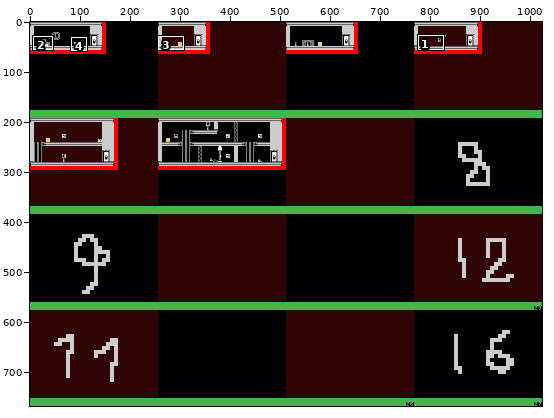
File history of a pixel-art file, room5/assets/aseprites/tileset.aseprite. The first picture is a wide view before the edit; the outline marks the close-up.
Close-up. Before:
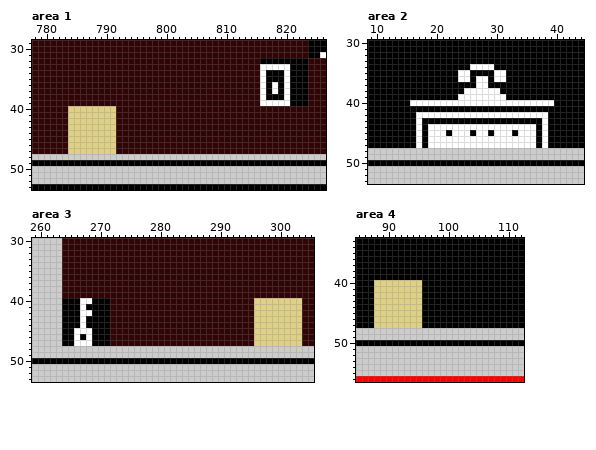
1024x768 pixels, 1 frame. Colours within 5 levels of each other are drawn and written as one. Shown: area 1: x 778..826, y 29..53; area 2: x 9..44, y 30..53; area 3: x 259..305, y 30..53; area 4: x 85..112, y 33..56. The commit also changed other parts of the picture, which this record leaves out.
Once edited:
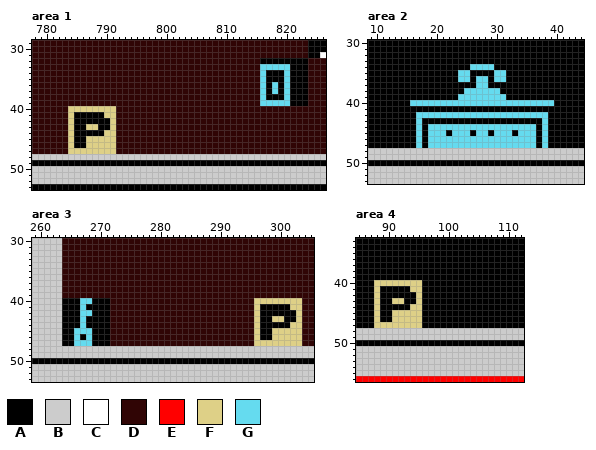
Palette (. is transparent): A #000000  B #cccccc  C #ffffff  D #300505  E #ff0000  F #ded087  G #65dbef
What changed:
--- area 1, layer "MAIN"
@@ x 778..826 @@
 32 DDDDDDDDDDDDDDDDDDDDDDDDDDDDDDDDDDDDDDAAAAAAAADDD
-33 DDDDDDDDDDDDDDDDDDDDDDDDDDDDDDDDDDDDDDCCCCCAAADDD
-34 DDDDDDDDDDDDDDDDDDDDDDDDDDDDDDDDDDDDDDCAAACAAADDD
-35 DDDDDDDDDDDDDDDDDDDDDDDDDDDDDDDDDDDDDDCAAACAAADDD
-36 DDDDDDDDDDDDDDDDDDDDDDDDDDDDDDDDDDDDDDCACACAAADDD
-37 DDDDDDDDDDDDDDDDDDDDDDDDDDDDDDDDDDDDDDCACACAAADDD
-38 DDDDDDDDDDDDDDDDDDDDDDDDDDDDDDDDDDDDDDCAAACAAADDD
-39 DDDDDDDDDDDDDDDDDDDDDDDDDDDDDDDDDDDDDDCCCCCAAADDD
+33 DDDDDDDDDDDDDDDDDDDDDDDDDDDDDDDDDDDDDDGGGGGAAADDD
+34 DDDDDDDDDDDDDDDDDDDDDDDDDDDDDDDDDDDDDDGAAAGAAADDD
+35 DDDDDDDDDDDDDDDDDDDDDDDDDDDDDDDDDDDDDDGAAAGAAADDD
+36 DDDDDDDDDDDDDDDDDDDDDDDDDDDDDDDDDDDDDDGAGAGAAADDD
+37 DDDDDDDDDDDDDDDDDDDDDDDDDDDDDDDDDDDDDDGAGAGAAADDD
+38 DDDDDDDDDDDDDDDDDDDDDDDDDDDDDDDDDDDDDDGAAAGAAADDD
+39 DDDDDDDDDDDDDDDDDDDDDDDDDDDDDDDDDDDDDDGGGGGAAADDD
 40 DDDDDDFFFFFFFFDDDDDDDDDDDDDDDDDDDDDDDDDDDDDDDDDDD
-41 DDDDDDFFFFFFFFDDDDDDDDDDDDDDDDDDDDDDDDDDDDDDDDDDD
-42 DDDDDDFFFFFFFFDDDDDDDDDDDDDDDDDDDDDDDDDDDDDDDDDDD
-43 DDDDDDFFFFFFFFDDDDDDDDDDDDDDDDDDDDDDDDDDDDDDDDDDD
-44 DDDDDDFFFFFFFFDDDDDDDDDDDDDDDDDDDDDDDDDDDDDDDDDDD
-45 DDDDDDFFFFFFFFDDDDDDDDDDDDDDDDDDDDDDDDDDDDDDDDDDD
-46 DDDDDDFFFFFFFFDDDDDDDDDDDDDDDDDDDDDDDDDDDDDDDDDDD
+41 DDDDDDFAAAAAFFDDDDDDDDDDDDDDDDDDDDDDDDDDDDDDDDDDD
+42 DDDDDDFAAAAAAFDDDDDDDDDDDDDDDDDDDDDDDDDDDDDDDDDDD
+43 DDDDDDFAAFFAAFDDDDDDDDDDDDDDDDDDDDDDDDDDDDDDDDDDD
+44 DDDDDDFAAAAAFFDDDDDDDDDDDDDDDDDDDDDDDDDDDDDDDDDDD
+45 DDDDDDFAAFFFFFDDDDDDDDDDDDDDDDDDDDDDDDDDDDDDDDDDD
+46 DDDDDDFAAFFFFFDDDDDDDDDDDDDDDDDDDDDDDDDDDDDDDDDDD
 47 DDDDDDFFFFFFFFDDDDDDDDDDDDDDDDDDDDDDDDDDDDDDDDDDD
--- area 2, layer "MAIN"
@@ x 9..44 @@
 33 AAAAAAAAAAAAAAAAAAAAAAAAAAAAAAAAAAAA
-34 AAAAAAAAAAAAAAAAACCCCAAAAAAAAAAAAAAA
-35 AAAAAAAAAAAAAAACCAAAACCAAAAAAAAAAAAA
-36 AAAAAAAAAAAAAAACCACCACCAAAAAAAAAAAAA
-37 AAAAAAAAAAAAAAAAAACCAAAAAAAAAAAAAAAA
-38 AAAAAAAAAAAAAAAACCCCCCAAAAAAAAAAAAAA
-39 AAAAAAAAAAAAAAACCCCCCCCAAAAAAAAAAAAA
-40 AAAAAAACCCCCCCCCCCCCCCCCCCCCCCCAAAAA
+34 AAAAAAAAAAAAAAAAAGGGGAAAAAAAAAAAAAAA
+35 AAAAAAAAAAAAAAAGGAAAAGGAAAAAAAAAAAAA
+36 AAAAAAAAAAAAAAAGGAGGAGGAAAAAAAAAAAAA
+37 AAAAAAAAAAAAAAAAAAGGAAAAAAAAAAAAAAAA
+38 AAAAAAAAAAAAAAAAGGGGGGAAAAAAAAAAAAAA
+39 AAAAAAAAAAAAAAAGGGGGGGGAAAAAAAAAAAAA
+40 AAAAAAAGGGGGGGGGGGGGGGGGGGGGGGGAAAAA
 41 AAAAAAAAAAAAAAAAAAAAAAAAAAAAAAAAAAAA
-42 AAAAAAAACCCCCCCCCCCCCCCCCCCCCCAAAAAA
-43 AAAAAAAACAAAAAAAAAAAAAAAAAAAACAAAAAA
-44 AAAAAAAACACCCCCCCCCCCCCCCCCCACAAAAAA
-45 AAAAAAAACACCCACCCACCACCCACCCACAAAAAA
-46 AAAAAAAACACCCCCCCCCCCCCCCCCCACAAAAAA
-47 AAAAAAAACACCCCCCCCCCCCCCCCCCACAAAAAA
+42 AAAAAAAAGGGGGGGGGGGGGGGGGGGGGGAAAAAA
+43 AAAAAAAAGAAAAAAAAAAAAAAAAAAAAGAAAAAA
+44 AAAAAAAAGAGGGGGGGGGGGGGGGGGGAGAAAAAA
+45 AAAAAAAAGAGGGAGGGAGGAGGGAGGGAGAAAAAA
+46 AAAAAAAAGAGGGGGGGGGGGGGGGGGGAGAAAAAA
+47 AAAAAAAAGAGGGGGGGGGGGGGGGGGGAGAAAAAA
 48 BBBBBBBBBBBBBBBBBBBBBBBBBBBBBBBBBBBB
--- area 3, layer "MAIN"
@@ x 259..305 @@
 39 BBBBBDDDDDDDDDDDDDDDDDDDDDDDDDDDDDDDDDDDDDDDDDD
-40 BBBBBAAACCAAADDDDDDDDDDDDDDDDDDDDDDDDFFFFFFFFDD
-41 BBBBBAAACAAAADDDDDDDDDDDDDDDDDDDDDDDDFFFFFFFFDD
-42 BBBBBAAACCAAADDDDDDDDDDDDDDDDDDDDDDDDFFFFFFFFDD
-43 BBBBBAAACAAAADDDDDDDDDDDDDDDDDDDDDDDDFFFFFFFFDD
-44 BBBBBAAACAAAADDDDDDDDDDDDDDDDDDDDDDDDFFFFFFFFDD
-45 BBBBBAACCCAAADDDDDDDDDDDDDDDDDDDDDDDDFFFFFFFFDD
-46 BBBBBAACACAAADDDDDDDDDDDDDDDDDDDDDDDDFFFFFFFFDD
-47 BBBBBAACCCAAADDDDDDDDDDDDDDDDDDDDDDDDFFFFFFFFDD
+40 BBBBBAAAGGAAADDDDDDDDDDDDDDDDDDDDDDDDFFFFFFFFDD
+41 BBBBBAAAGAAAADDDDDDDDDDDDDDDDDDDDDDDDFAAAAAFFDD
+42 BBBBBAAAGGAAADDDDDDDDDDDDDDDDDDDDDDDDFAAAAAAFDD
+43 BBBBBAAAGAAAADDDDDDDDDDDDDDDDDDDDDDDDFAAFFAAFDD
+44 BBBBBAAAGAAAADDDDDDDDDDDDDDDDDDDDDDDDFAAAAAFFDD
+45 BBBBBAAGGGAAADDDDDDDDDDDDDDDDDDDDDDDDFAAFFFFFDD
+46 BBBBBAAGAGAAADDDDDDDDDDDDDDDDDDDDDDDDFAAFFFFFDD
+47 BBBBBAAGGGAAADDDDDDDDDDDDDDDDDDDDDDDDFFFFFFFFDD
 48 BBBBBBBBBBBBBBBBBBBBBBBBBBBBBBBBBBBBBBBBBBBBBBB
--- area 4, layer "MAIN"
@@ x 87..96 @@
 40 AFFFFFFFFA
-41 AFFFFFFFFA
-42 AFFFFFFFFA
-43 AFFFFFFFFA
-44 AFFFFFFFFA
-45 AFFFFFFFFA
-46 AFFFFFFFFA
+41 AFAAAAAFFA
+42 AFAAAAAAFA
+43 AFAAFFAAFA
+44 AFAAAAAFFA
+45 AFAAFFFFFA
+46 AFAAFFFFFA
 47 AFFFFFFFFA
Changed places in both close-ups, as pixel boxes (x1, y1, x2, y2):
changed: (260, 64, 290, 106)
changed: (74, 112, 110, 148)
changed: (410, 64, 554, 148)
changed: (74, 298, 92, 346)
changed: (260, 304, 296, 340)
changed: (380, 286, 416, 322)
